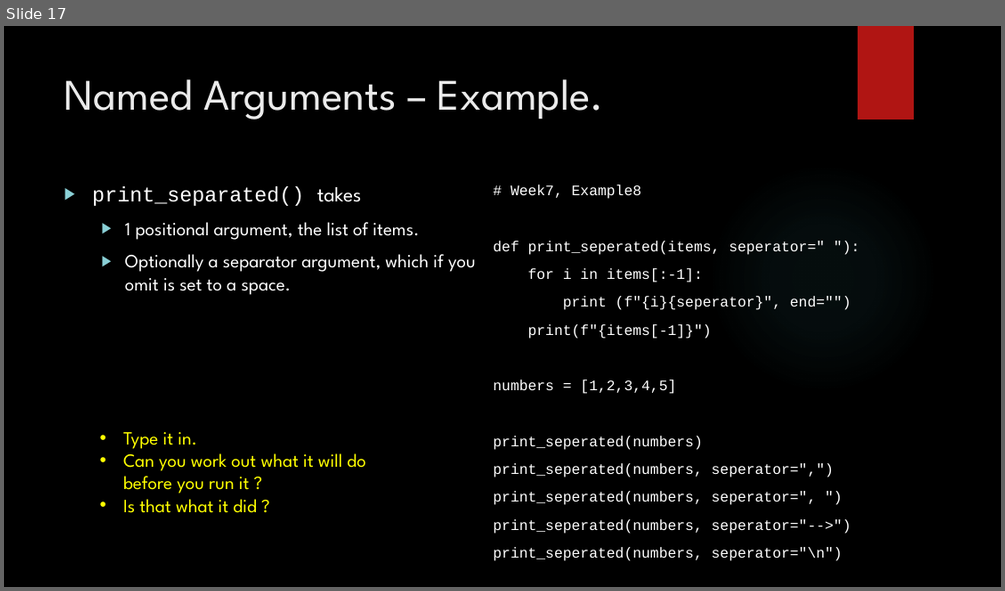
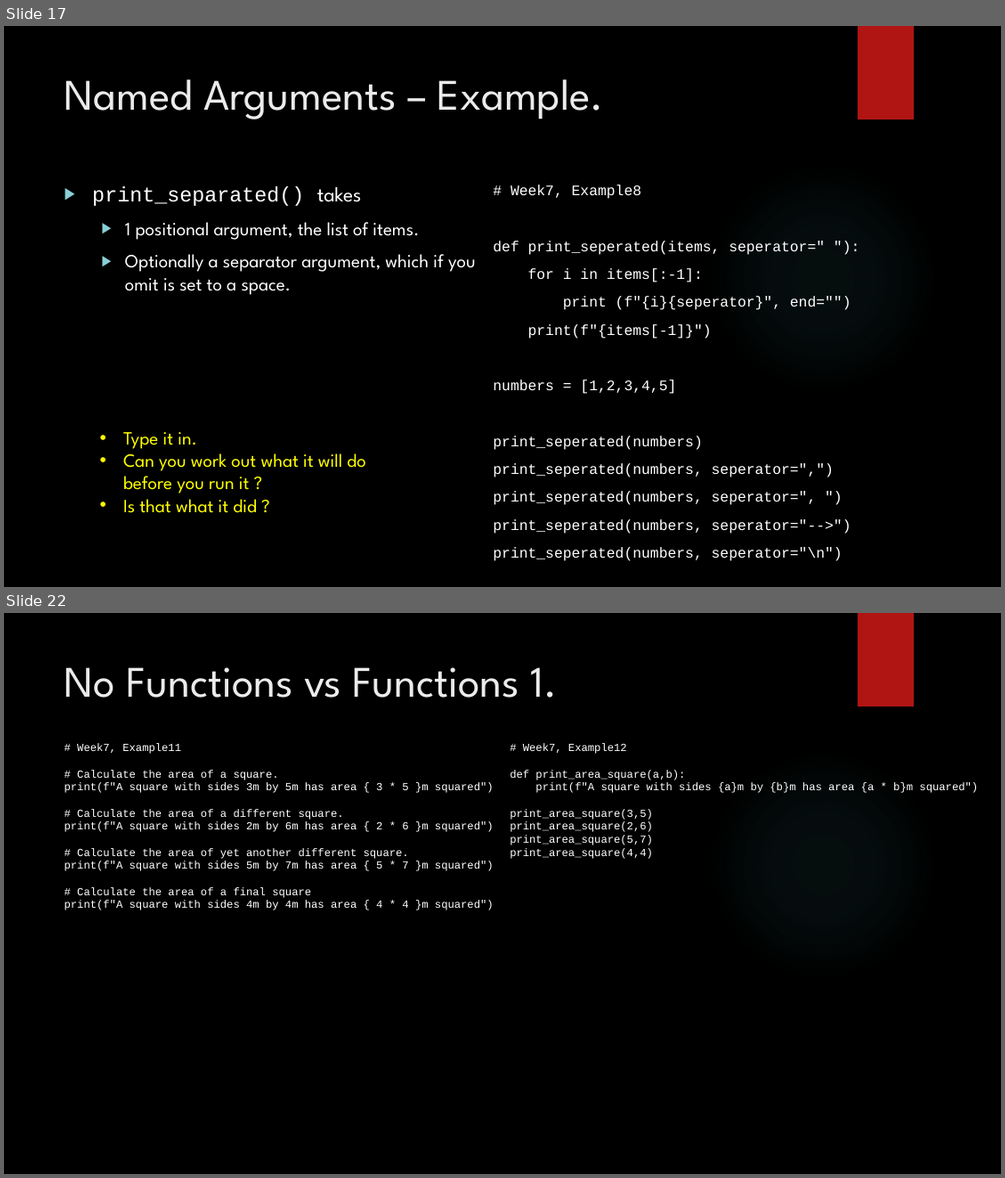
Before and after one commit to davidgroves/DGM_Tutorials, a slide deck: week7/week7.pptx. Shown one above the other, each under a label of ours: slide 17 before the commit, slides 17 and 22 after it; the slides between them are not shown. The pictures are 1005x591 and 1005x1178 pixels, drawn with LibreOffice and Linux fonts; fonts in the diff are those of the drawing; background and template pictures are left out. Boxes give left, top, right and bottom in pixels: in the first picture for what was removed or moved away, otherwise in the second. Text is boxed around its words. In the diff, an @@ line names an element or a change of style, - is before the commit and + after.

Commit message:
Fixed parts of Week5, Week7 and uploaded Week8 (except homework)

```diff
--- a/week7/week7.pptx
+++ b/week7/week7.pptx
@@ slide 22 added at bbox=[4, 613, 1001, 1174], background picture (left out); not listed: 2 template elements that a slide beside it also shows @@
@@ title added at bbox=[65, 667, 557, 698], 42 pt, text #EBEBEB @@
+No Functions vs Functions 1.
@@ text added at bbox=[65, 744, 494, 910], 10.5 pt, text #FFFFFF @@
+# Week7, Example11
+# Calculate the area of a square.
+print(f"A square with sides 3m by 5m has area { 3 * 5 }m squared")
+# Calculate the area of a different square.
+print(f"A square with sides 2m by 6m has area { 2 * 6 }m squared")
+# Calculate the area of yet another different square.
+print(f"A square with sides 5m by 7m has area { 5 * 7 }m squared")
+# Calculate the area of a final square
+print(f"A square with sides 4m by 4m has area { 4 * 4 }m squared")
@@ text added at bbox=[510, 744, 978, 859], 10.5 pt, text #FFFFFF @@
+# Week7, Example12
+def print_area_square(a,b):
+print(f"A square with sides {a}m by {b}m has area {a * b}m squared")
+print_area_square(3,5)
+print_area_square(2,6)
+print_area_square(5,7)
+print_area_square(4,4)
```
Also in this commit, not shown: 2 slides changed, 13 other slides added, 14 other files.
